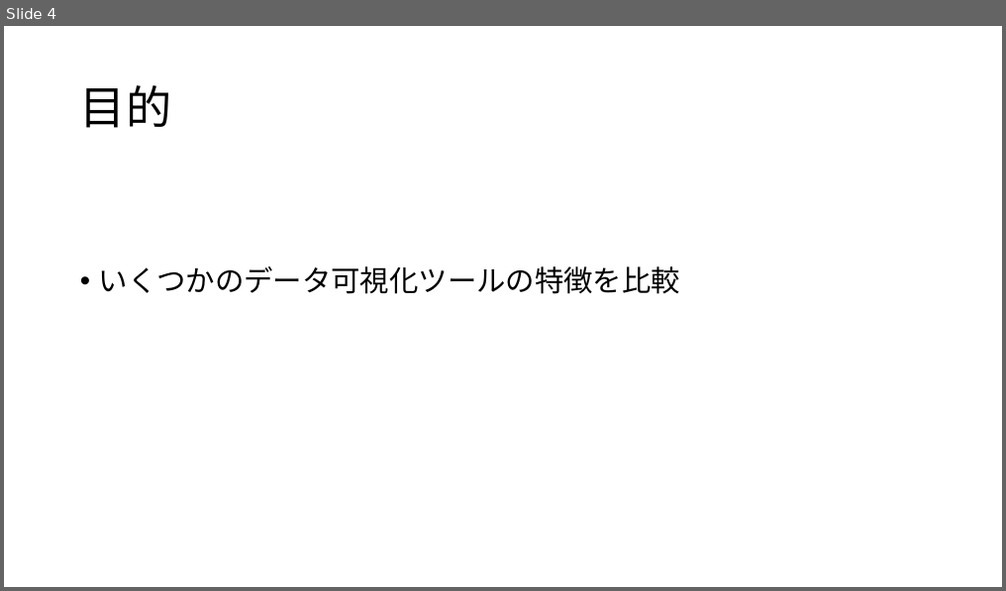
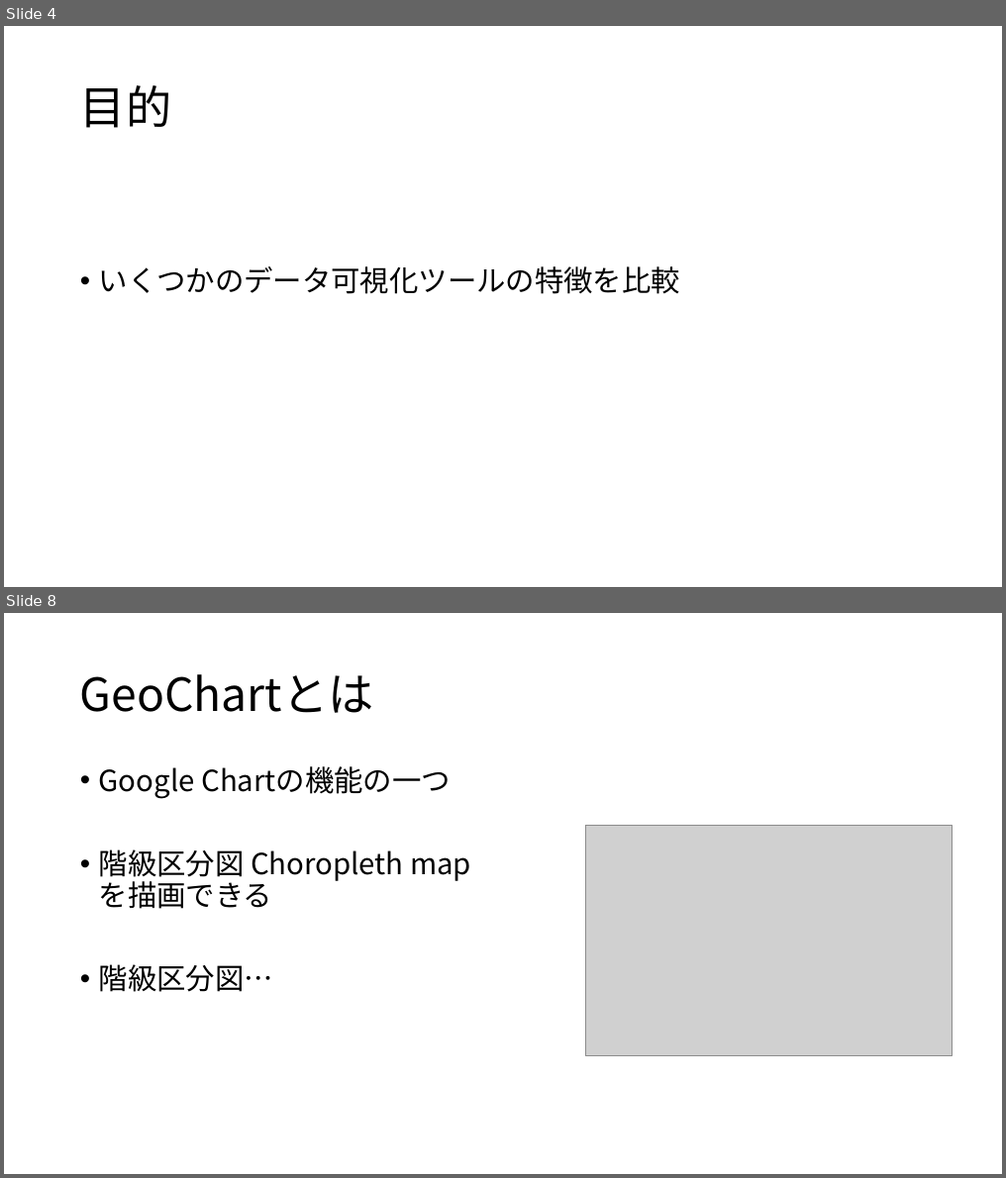
Before and after one commit to erevest-cobalt/3pro, a slide deck: 統計データの可視化.pptx. Shown one above the other, each under a label of ours: slide 4 before the commit, slides 4 and 8 after it; the slides between them are not shown. The pictures are 1006x591 and 1006x1178 pixels, drawn with LibreOffice and Linux fonts; fonts in the diff are those of the drawing; grey boxes stand for pictures. Boxes give left, top, right and bottom in pixels: in the first picture for what was removed or moved away, otherwise in the second. Text is boxed around its words. In the diff, an @@ line names an element or a change of style, - is before the commit and + after.

```diff
--- a/統計データの可視化.pptx
+++ b/統計データの可視化.pptx
@@ slide 8 added at [4, 613, 1002, 1174], background #FFFFFF @@
@@ title added at [80, 674, 374, 713], 44 pt, text #000000 @@
+GeoChartとは
@@ text added at [99, 766, 450, 992], 28 pt, text #000000 @@
+• Google Chartの機能の一つ
+• 階級区分図 Choropleth mapを描画できる
+• 階級区分図…
@@ picture added at [586, 826, 951, 1056] @@
```
Also in this commit, not shown: 3 slides changed, 4 other slides added, 3 slides removed.
